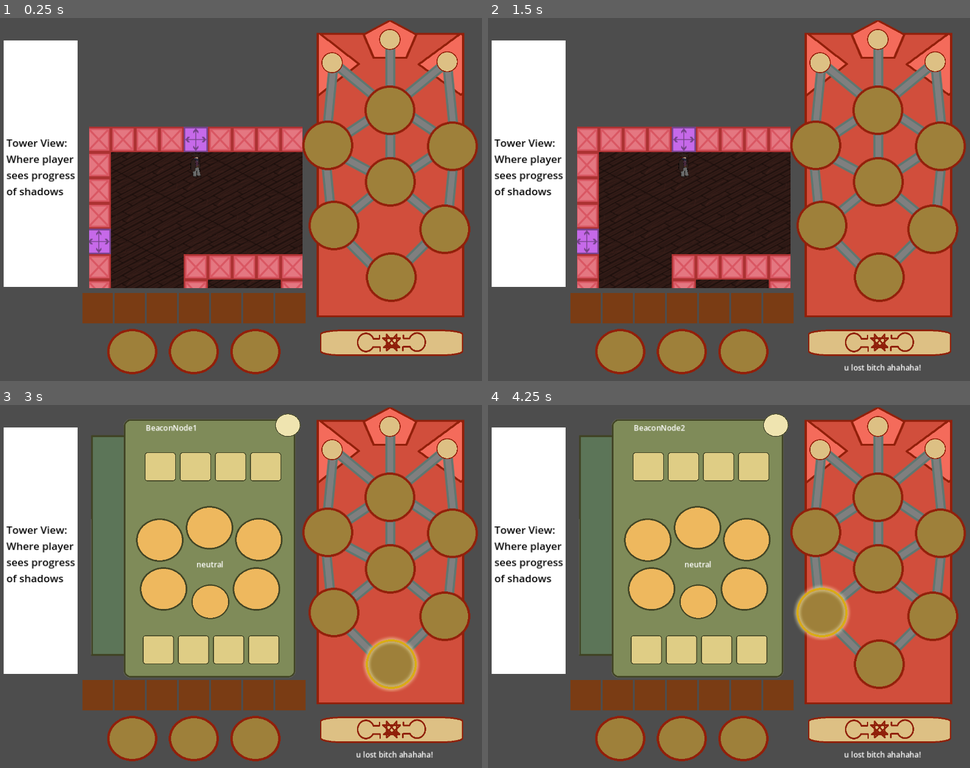
Above: before the commit, frames 1-4 (two rows, left to right).
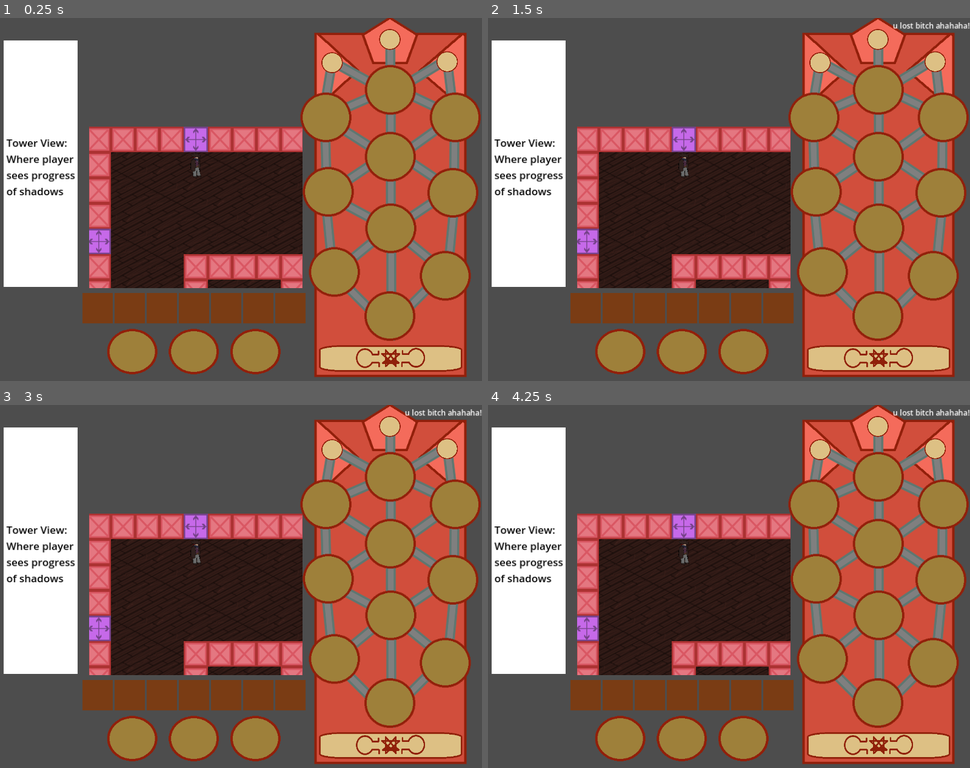
Above: after the commit, the same moments.

Repository: mccajd/Quintessential
Game: Godot game, scene res://Levels/beacon_puzzle_main.tscn
The game is run twice, just before and just after one commit, with the same random seed, the same clock (stepped at 60 frames per second) and the same inputs. The engine's default icon, where the game draws it, is replaced by a stand-in: a white triangle on a blue panel in a dark square.
Inputs (mouse positions are in pixels of both pictures, inside the frame that each line leads up to; where the layout moved, square brackets give the same spot in the first picture):
- Up to frame 1 (0.25 s): no input
- Up to frame 2 (1.5 s): click (878, 359) [878, 341] at 0.5 s; click (878, 359) [878, 341] at 1.25 s
- Up to frame 3 (3 s): click (390, 746) [390, 728] at 2 s; tap Enter at 2.75 s; move the mouse to (390, 662) at 2.77 s; press the mouse at (390, 662) at 2.78 s
- Up to frame 4 (4.25 s): tap Space at 3.5 s; move the mouse to (820, 611) at 3.52 s; release the mouse at (820, 611) at 3.53 s; click (820, 611) at 3.6 s

The runs differ from the first frame. In frame 1, 24% of the frame differs, in the area x 62-100%, y 0-99%; in frame 2, 24%; in frame 3, 55%, in the area x 18-100%, y 0-99%; in frame 4, 55%.

Commit message:
Increase number of nodes, tweak recipes

Diff:
--- a/Scenes/beacon_puzzle.tscn
+++ b/Scenes/beacon_puzzle.tscn
@@ -56,123 +56,179 @@
 
 [node name="BeaconNode1" parent="BeaconTower" groups=["BeaconNodes"] instance=ExtResource("3_o3mqj")]
 z_index = 1
-position = Vector2(103, 484)
+position = Vector2(100, 566)
 id = 1
-availableNodeIds = Array[int]([2, 3])
+availableNodeIds = Array[int]([2, 4, 3])
 
 [node name="BeaconNode2" parent="BeaconTower" groups=["BeaconNodes"] instance=ExtResource("3_o3mqj")]
 z_index = 1
-position = Vector2(-18, 375)
+position = Vector2(-17, 473)
 id = 2
 availableNodeIds = Array[int]([5, 4, 1])
 
 [node name="BeaconNode3" parent="BeaconTower" groups=["BeaconNodes"] instance=ExtResource("3_o3mqj")]
 z_index = 1
-position = Vector2(216, 383)
+position = Vector2(217, 481)
 id = 3
 availableNodeIds = Array[int]([6, 1, 4])
 
 [node name="BeaconNode4" parent="BeaconTower" groups=["BeaconNodes"] instance=ExtResource("3_o3mqj")]
 z_index = 1
-position = Vector2(101, 283)
+position = Vector2(102, 381)
 id = 4
 availableNodeIds = Array[int]([7, 6, 3, 2, 5])
 
 [node name="BeaconNode5" parent="BeaconTower" groups=["BeaconNodes"] instance=ExtResource("3_o3mqj")]
 z_index = 1
-position = Vector2(-31, 206)
+position = Vector2(-30, 304)
 id = 5
-availableNodeIds = Array[int]([100, 7, 4, 2])
+availableNodeIds = Array[int]([8, 7, 4, 2])
 
 [node name="BeaconNode6" parent="BeaconTower" groups=["BeaconNodes"] instance=ExtResource("3_o3mqj")]
 z_index = 1
-position = Vector2(232, 208)
+position = Vector2(233, 306)
 id = 6
-availableNodeIds = Array[int]([300, 3, 4, 7])
+availableNodeIds = Array[int]([9, 3, 4, 7])
 
 [node name="BeaconNode7" parent="BeaconTower" groups=["BeaconNodes"] instance=ExtResource("3_o3mqj")]
 z_index = 1
-position = Vector2(100, 132)
+position = Vector2(101, 230)
 id = 7
-availableNodeIds = Array[int]([200, 300, 6, 4, 5, 100])
+availableNodeIds = Array[int]([10, 9, 6, 4, 5, 7])
+
+[node name="BeaconNode8" parent="BeaconTower" groups=["BeaconNodes"] instance=ExtResource("3_o3mqj")]
+z_index = 1
+position = Vector2(-35, 147)
+id = 8
+availableNodeIds = Array[int]([100, 10, 7, 5])
+
+[node name="BeaconNode9" parent="BeaconTower" groups=["BeaconNodes"] instance=ExtResource("3_o3mqj")]
+z_index = 1
+position = Vector2(238, 147)
+id = 9
+availableNodeIds = Array[int]([300, 6, 7, 10])
+
+[node name="BeaconNode10" parent="BeaconTower" groups=["BeaconNodes"] instance=ExtResource("3_o3mqj")]
+z_index = 1
+position = Vector2(101, 89)
+id = 10
+availableNodeIds = Array[int]([200, 300, 9, 7, 8, 100])
 
 [node name="Connector1-2" parent="BeaconTower" instance=ExtResource("4_642lw")]
-position = Vector2(41, 463)
+position = Vector2(42, 561)
 rotation = -0.785398
 connection = Array[int]([1, 2])
 
 [node name="Connector1-3" parent="BeaconTower" instance=ExtResource("4_642lw")]
-position = Vector2(266, 423)
+position = Vector2(267, 521)
 rotation = 0.785398
 connection = Array[int]([1, 3])
 
+[node name="Connector1-4" parent="BeaconTower" instance=ExtResource("4_642lw")]
+position = Vector2(149, 456)
+connection = Array[int]([1, 4])
+
 [node name="Connector2-4" parent="BeaconTower" instance=ExtResource("4_642lw")]
-position = Vector2(173, 312)
+position = Vector2(174, 410)
 rotation = 0.883137
 connection = Array[int]([2, 4])
 
 [node name="Connector2-5" parent="BeaconTower" instance=ExtResource("4_642lw")]
-position = Vector2(8, 271)
+position = Vector2(9, 369)
 rotation = -0.0977384
 connection = Array[int]([2, 5])
 
 [node name="Connector3-4" parent="BeaconTower" instance=ExtResource("4_642lw")]
-position = Vector2(157, 361)
+position = Vector2(158, 459)
 rotation = -0.884882
 connection = Array[int]([3, 4])
 
 [node name="Connector3-6" parent="BeaconTower" instance=ExtResource("4_642lw")]
-position = Vector2(285, 255)
+position = Vector2(286, 353)
 rotation = 0.0977384
 connection = Array[int]([3, 6])
 
 [node name="Connector4-5" parent="BeaconTower" instance=ExtResource("4_642lw")]
-position = Vector2(182, 333)
+position = Vector2(183, 431)
 rotation = 2.06123
 connection = Array[int]([4, 5])
 
 [node name="Connector4-6" parent="BeaconTower" instance=ExtResource("4_642lw")]
-position = Vector2(194, 355)
+position = Vector2(195, 453)
 rotation = -2.16072
 connection = Array[int]([4, 6])
 
 [node name="Connector4-7" parent="BeaconTower" instance=ExtResource("4_642lw")]
-position = Vector2(147, 183)
+position = Vector2(148, 281)
 connection = Array[int]([4, 7])
 
 [node name="Connector5-7" parent="BeaconTower" instance=ExtResource("4_642lw")]
-position = Vector2(153, 169)
+position = Vector2(154, 267)
 rotation = 0.98262
 connection = Array[int]([5, 7])
 
+[node name="Connector5-8" parent="BeaconTower" instance=ExtResource("4_642lw")]
+position = Vector2(8, 186)
+rotation = -0.0271211
+connection = Array[int]([5, 8])
+
 [node name="Connector6-7" parent="BeaconTower" instance=ExtResource("4_642lw")]
-position = Vector2(147, 188)
+position = Vector2(148, 286)
 rotation = -0.980875
 connection = Array[int]([6, 7])
 
-[node name="Connector5-A" parent="BeaconTower" instance=ExtResource("4_642lw")]
-position = Vector2(28, 89)
-rotation = 0.0977384
-connection = Array[int]([5, 100])
-
-[node name="Connector6-C" parent="BeaconTower" instance=ExtResource("4_642lw")]
-position = Vector2(266, 87)
-rotation = -0.0994838
-connection = Array[int]([6, 300])
-
-[node name="Connector7-A" parent="BeaconTower" instance=ExtResource("4_642lw")]
-position = Vector2(24, 101)
-rotation = -0.883137
-connection = Array[int]([7, 100])
-
-[node name="Connector7-B" parent="BeaconTower" instance=ExtResource("4_642lw")]
-position = Vector2(147, 40)
-connection = Array[int]([7, 200])
-
-[node name="Connector7-C" parent="BeaconTower" instance=ExtResource("4_642lw")]
-position = Vector2(276, 76)
-rotation = 0.883137
-connection = Array[int]([7, 300])
+[node name="Connector6-9" parent="BeaconTower" instance=ExtResource("4_642lw")]
+position = Vector2(283, 185)
+rotation = 0.00876406
+connection = Array[int]([6, 9])
+
+[node name="Connector7-8" parent="BeaconTower" instance=ExtResource("4_642lw")]
+position = Vector2(8, 221)
+rotation = -1.00466
+connection = Array[int]([7, 8])
+
+[node name="Connector7-9" parent="BeaconTower" instance=ExtResource("4_642lw")]
+position = Vector2(287, 195)
+rotation = 0.949386
+connection = Array[int]([7, 9])
+
+[node name="Connector7-10" parent="BeaconTower" instance=ExtResource("4_642lw")]
+position = Vector2(148, 138)
+connection = Array[int]([7, 10])
+
+[node name="Connector8-10" parent="BeaconTower" instance=ExtResource("4_642lw")]
+position = Vector2(31, 229)
+rotation = -1.98112
+connection = Array[int]([8, 10])
+
+[node name="Connector8-A" parent="BeaconTower" instance=ExtResource("4_642lw")]
+position = Vector2(27, 73)
+rotation = 0.166606
+connection = Array[int]([8, 100])
+
+[node name="Connector9-10" parent="BeaconTower" instance=ExtResource("4_642lw")]
+position = Vector2(158, 160)
+rotation = -1.12586
+connection = Array[int]([9, 10])
+
+[node name="Connector9-C" parent="BeaconTower" instance=ExtResource("4_642lw")]
+position = Vector2(266, 82)
+rotation = -0.1199
+connection = Array[int]([9, 300])
+
+[node name="Connector10-A" parent="BeaconTower" instance=ExtResource("4_642lw")]
+position = Vector2(20, 101)
+rotation = -1.06991
+connection = Array[int]([10, 100])
+
+[node name="Connector10-B" parent="BeaconTower" instance=ExtResource("4_642lw")]
+position = Vector2(147, 22)
+connection = Array[int]([10, 200])
+
+[node name="Connector10-C" parent="BeaconTower" instance=ExtResource("4_642lw")]
+position = Vector2(287, 64)
+rotation = 1.02746
+connection = Array[int]([10, 300])
 
 [node name="BeaconRecepticle1" parent="BeaconTower" instance=ExtResource("3_o3mqj")]
 position = Vector2(16, 68)
@@ -196,10 +252,10 @@
 expected_input = "silver"
 
 [node name="BeaconSubmitButton" type="TextureButton" parent="BeaconTower"]
-offset_left = 13.0
-offset_top = 651.0
-offset_right = 515.0
-offset_bottom = 744.0
+offset_left = 11.0
+offset_top = 684.0
+offset_right = 513.0
+offset_bottom = 777.0
 scale = Vector2(0.62359, 0.72)
 texture_normal = ExtResource("6_fh508")
 texture_pressed = ExtResource("7_bnvyy")
@@ -207,10 +263,10 @@
 
 [node name="BeaconWinConditionText" type="Label" parent="BeaconTower"]
 visible = false
-offset_left = 94.0
-offset_top = 726.0
-offset_right = 252.0
-offset_bottom = 749.0
+offset_left = 197.0
+offset_top = 5.0
+offset_right = 355.0
+offset_bottom = 28.0
 text = "u lost bitch ahahaha"
 horizontal_alignment = 1
 vertical_alignment = 1
@@ -500,6 +556,9 @@
 [connection signal="selected" from="BeaconTower/BeaconNode5" to="BeaconTower" method="_on_node_selected"]
 [connection signal="selected" from="BeaconTower/BeaconNode6" to="BeaconTower" method="_on_node_selected"]
 [connection signal="selected" from="BeaconTower/BeaconNode7" to="BeaconTower" method="_on_node_selected"]
+[connection signal="selected" from="BeaconTower/BeaconNode8" to="BeaconTower" method="_on_node_selected"]
+[connection signal="selected" from="BeaconTower/BeaconNode9" to="BeaconTower" method="_on_node_selected"]
+[connection signal="selected" from="BeaconTower/BeaconNode10" to="BeaconTower" method="_on_node_selected"]
 [connection signal="pressed" from="BeaconTower/BeaconSubmitButton" to="BeaconTower" method="_on_beacon_submit_button_pressed"]
 [connection signal="menu_toggled" from="MockUI/BeaconNodeView/BeaconNodeMenu" to="." method="_on_menu_toggled"]
 [connection signal="item_cleared" from="MockUI/BeaconNodeView/BeaconNodeMenu/InputContainer/InputSlot1" to="MockUI/BeaconNodeView/BeaconNodeMenu" method="_on_item_cleared"]
--- a/Scenes/beacon_tower.tscn
+++ b/Scenes/beacon_tower.tscn
@@ -14,15 +14,15 @@
 }]
 
 [sub_resource type="RectangleShape2D" id="RectangleShape2D_pdfgd"]
-size = Vector2(323, 634)
+size = Vector2(323, 768)
 
 [node name="BeaconTower" type="Area2D"]
 
 [node name="AnimatedSprite2D" type="AnimatedSprite2D" parent="."]
-position = Vector2(167.25, 319.875)
-scale = Vector2(1.01094, 0.804917)
+position = Vector2(167.25, 380.5)
+scale = Vector2(1.04051, 0.974457)
 sprite_frames = SubResource("SpriteFrames_8r74l")
 
 [node name="CollisionShape2D" type="CollisionShape2D" parent="."]
-position = Vector2(166.5, 319)
+position = Vector2(166.5, 380)
 shape = SubResource("RectangleShape2D_pdfgd")
--- a/Scripts/Items.gd
+++ b/Scripts/Items.gd
@@ -24,12 +24,13 @@
 	'crystal' : { 'name' : 'Crystal', 'description': 'A flawed crystal.\nPerhaps an alchemical art can make it whole.', 'type': Item.ItemType.World, 'sprite' : 'res://assets/items/unknown.png', 'id' : 0 },
 	'pure_crystal' : { 'name' : 'Pure Crystal', 'description': 'A flawless crystal.\nIt is said that all metals may crystallize with time.', 'type': Item.ItemType.World, 'sprite' : 'res://assets/items/unknown.png', 'id' : 0 },
 	'coinage' : { 'name' : 'Coinage', 'description': 'Coinage from a long-dead civilization.\nIn this realm, currency has no value beyond its physical properties.', 'type': Item.ItemType.World, 'sprite' : 'res://assets/items/unknown.png', 'id' : 0 },
-	'alcohol' : { 'name' : 'Alcohol', 'description': 'Distilled alcohol.\nCherished by alchemists and vagabonds alike.\nThe relationship between alcohol and quicksilver has oft been supposed.', 'type': Item.ItemType.World, 'sprite' : 'res://assets/items/unknown.png', 'id' : 0 },
+	'alcohol' : { 'name' : 'Alcohol', 'description': 'Distilled alcohol.\nCherished by alchemists and vagabonds alike.\nAlcohol can oft be used as a substitute for quicksilver, albeit at reduced efficacy.', 'type': Item.ItemType.World, 'sprite' : 'res://assets/items/unknown.png', 'id' : 0 },
 	'ash' : { 'name' : 'Ash', 'description': 'The charred remains of a burning.\nAlchemically inert. You don\'t think anything more can be done...', 'type': Item.ItemType.World, 'sprite' : 'res://assets/items/unknown.png', 'id' : 0 },
 	'cloud_bud' : { 'name' : 'Cloud Bud', 'description': 'A budding cloud, picked from its ephemeral ground.\nConcentrated and cool to the touch.', 'type': Item.ItemType.World, 'sprite' : 'res://assets/items/unknown.png', 'id' : 0 },
 	'iron' : { 'name' : 'Iron', 'description': 'Iron, the third tier of metal.\nOnce essential, it now serves a more esoteric purpose.', 'type': Item.ItemType.Metal, 'sprite' : 'res://assets/items/silver.png', 'id' : 1 },
 	'lead' : { 'name' : 'Lead', 'description': 'Lead, the fourth tier of metal.\nOnce reviled, it now serves a more esoteric purpose.', 'type': Item.ItemType.Metal, 'sprite' : 'res://assets/items/silver.png', 'id' : 1 },
-	'quicksilver_mote' : { 'name' : 'Quicksilver Mote', 'description': 'A fragment of quicksilver.\nUsed to catalyze the ascension process, albeit with less intensity.', 'type': Item.ItemType.World, 'sprite' : 'res://assets/items/quicksilver.png', 'id' : 4 },
+	'quicksilver_mote' : { 'name' : 'Quicksilver Mote', 'description': 'A fragment of quicksilver.\nUsed to catalyze the ascension process, albeit with less intensity.', 'type': Item.ItemType.World, 'sprite' : 'res://assets/items/unknown.png', 'id' : 4 },
+	'cloud' : { 'name' : 'Cloud', 'description': 'A full-sized cloud.\nTeeming with elemental energy.', 'type': Item.ItemType.World, 'sprite' : 'res://assets/items/unknown.png', 'id' : 4 },
 
 }
 
@@ -39,6 +40,8 @@
 	{ "required_ingredients": ["air_mote", "air_mote"], "items": ["air"] },
 	{ "required_ingredients": ["earth_mote", "earth_mote"], "items": ["earth"] },
 	{ "required_ingredients": ["quicksilver_mote", "quicksilver_mote"], "items": ["quicksilver"] },
+	{ "required_ingredients": ["quicksilver_mote", "alcohol"], "items": ["quicksilver"] },
+	{ "required_ingredients": ["cloud_bud", "cloud_bud"], "items": ["cloud"] },
 ]
 
 const dissolution_recipes = [
@@ -48,6 +51,9 @@
 	{ "required_ingredients": ["earth"], "items": ["earth_mote", "earth_mote"] },
 	{ "required_ingredients": ["cloud_tree"], "items": ["fruit", "wood"] },
 	{ "required_ingredients": ["crystal_fountain"], "items": ["crystal", "water_mote", "coinage"] },
+	{ "required_ingredients": ["cloud_bud"], "items": ["air_mote"] },
+	{ "required_ingredients": ["cloud"], "items": ["air"] },
+	{ "required_ingredients": ["quicksilver"], "items": ["quicksilver_mote", "quicksilver_mote"] },
 ]
 
 const sublimation_recipes = [
@@ -64,6 +70,7 @@
 	{ "required_ingredients": ["air_mote"], "items": ["water_mote"] },
 	{ "required_ingredients": ["water_mote"], "items": ["fire_mote"] },
 	{ "required_ingredients": ["fire_mote"], "items": ["earth_mote"] },
+	{ "required_ingredients": ["cloud_tree"], "items": ["sulfur"] }
 ]
 
 const distillation_recipes = [
@@ -72,6 +79,7 @@
 	{ "required_ingredients": ["wood"], "items": ["ash", "salt"] },
 	{ "required_ingredients": ["alcohol"], "items": ["quicksilver"] },
 	{ "required_ingredients": ["cloud_bud"], "items": ["water_mote", "air_mote", "salt"] },
+	{ "required_ingredients": ["cloud"], "items": ["water", "air", "salt"] },
 	{ "required_ingredients": ["coinage"], "items": ["base_metal", "salt"] },
 ]
 
@@ -97,4 +105,15 @@
 	{ "required_ingredients": ["quicksilver", "water_mote"], "items": ["air_mote"] },
 	{ "required_ingredients": ["quicksilver", "air_mote"], "items": ["earth_mote"] },
 	{ "required_ingredients": ["quicksilver", "earth_mote"], "items": ["fire_mote"] },
+
+	# TODO.jmc - codify this relationship better
+	{ "required_ingredients": ["alcohol", "fire_mote"], "items": ["water_mote"] },
+	{ "required_ingredients": ["alcohol", "water_mote"], "items": ["air_mote"] },
+	{ "required_ingredients": ["alcohol", "air_mote"], "items": ["earth_mote"] },
+	{ "required_ingredients": ["alcohol", "earth_mote"], "items": ["fire_mote"] },
+	{ "required_ingredients": ["alcohol", "base_metal"], "items": ["lead"] },
+	{ "required_ingredients": ["alcohol", "lead"], "items": ["iron"] },
+	{ "required_ingredients": ["alcohol", "iron"], "items": ["silver"] },
+	{ "required_ingredients": ["alcohol", "silver"], "items": ["gold"] },
+	{ "required_ingredients": ["alcohol", "crystal"], "items": ["pure_crystal"] },
 ]
--- a/Scripts/beacon_node.gd
+++ b/Scripts/beacon_node.gd
@@ -81,6 +81,7 @@
 
 
 func set_input_item(slot_id, item_index):
+	# NOTE.jmc temporarily removing this check
 	if (is_input_slot_empty(slot_id)):
 		inputs_from_nodes[slot_id] = available_items[item_index]
 		available_items[item_index].slot_id = slot_id
--- a/Scripts/beacon_recepticle.gd
+++ b/Scripts/beacon_recepticle.gd
@@ -9,7 +9,8 @@
 
 
 func _ready():
-	self.mouse_entered.connect(_on_mouse_entered)
+	if !mouse_entered.is_connected(_on_mouse_entered):
+		mouse_entered.connect(_on_mouse_entered)
 
 
 func complete():
--- a/Scripts/beacon_tower.gd
+++ b/Scripts/beacon_tower.gd
@@ -3,7 +3,7 @@
 var node_outputs: Dictionary
 var selected_node: BeaconNode
 
-const node_names = ["BeaconNode1", "BeaconNode2", "BeaconNode3", "BeaconNode4", "BeaconNode5", "BeaconNode6", "BeaconNode7"]
+const node_names = ["BeaconNode1", "BeaconNode2", "BeaconNode3", "BeaconNode4", "BeaconNode5", "BeaconNode6", "BeaconNode7", "BeaconNode8", "BeaconNode9", "BeaconNode10"]
 const recepticle_names = ["BeaconRecepticle1", "BeaconRecepticle2", "BeaconRecepticle3"]
 
 signal node_selected
